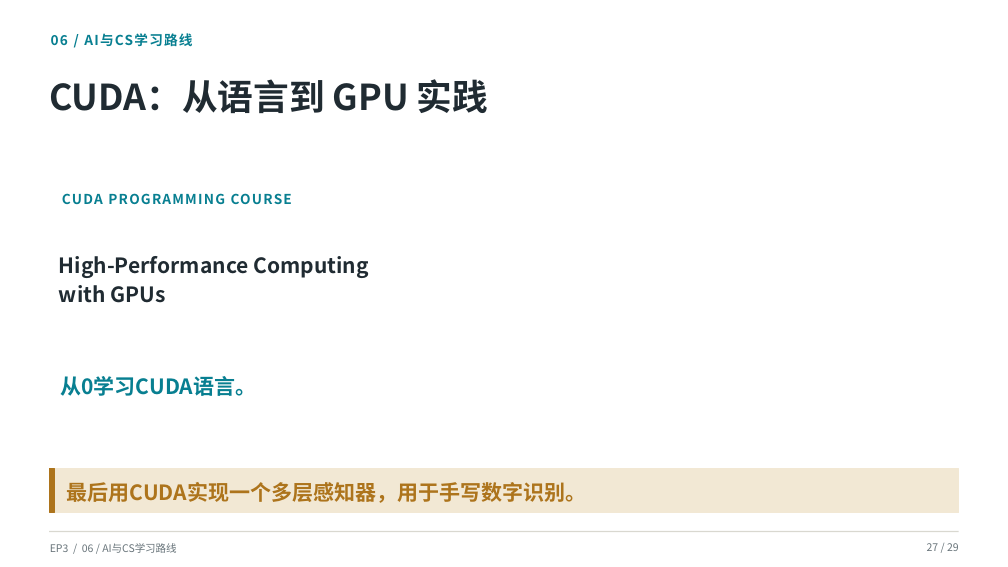
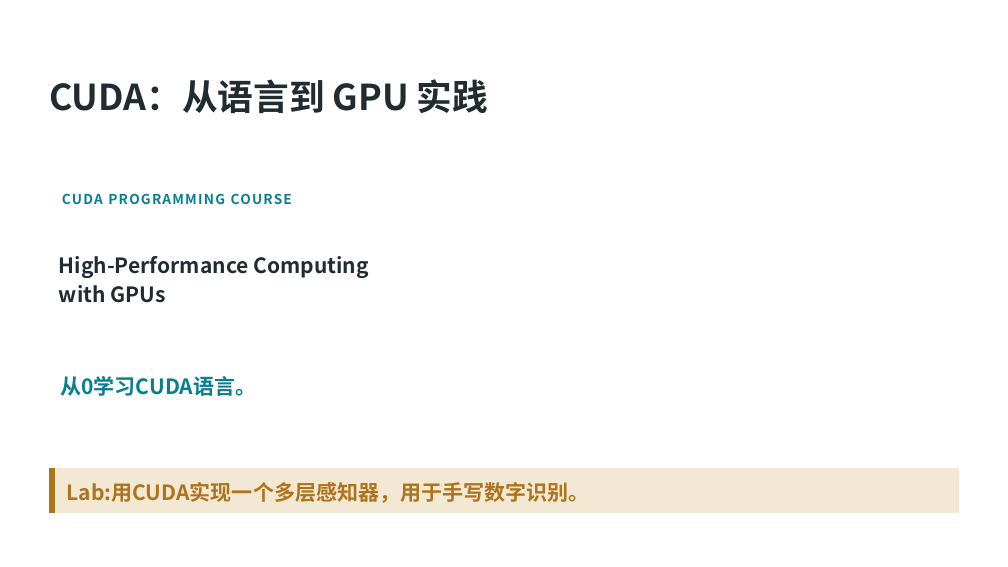
Before and after one commit to SCPZ24/AgentFlow-Salon, a slide deck: slide 19 of PPTs/EP3/Meeting03.pptx (slide 22 before the commit). Drawn at 1008x567 pixels with LibreOffice and Linux fonts; fonts in the diff are those of the drawing; background and template pictures are left out. Boxes give left, top, right and bottom in pixels: in the first picture for what was removed or moved away, otherwise in the second. Text is boxed around its words. In the diff, an @@ line names an element or a change of style, - is before the commit and + after.

```diff
--- a/PPTs/EP3/Meeting03.pptx
+++ b/PPTs/EP3/Meeting03.pptx
@@ text removed at [51,33,192,47] @@
-06 / AI与CS学习路线
@@ text at [67,482,590,503]: text changed @@
-最后用CUDA实现一个多层感知器，用于手写数字识别。
+Lab:用CUDA实现一个多层感知器，用于手写数字识别。
@@ line removed from (49, 532) to (959, 532) @@
@@ text removed at [50,543,176,553] @@
-EP3 / 06 / AI与CS学习路线
@@ text removed at [927,543,959,551] @@
-27 / 29
```
Also in this commit, not shown: 10 other slides changed, 3 slides added, 7 slides removed, 8 other files.
